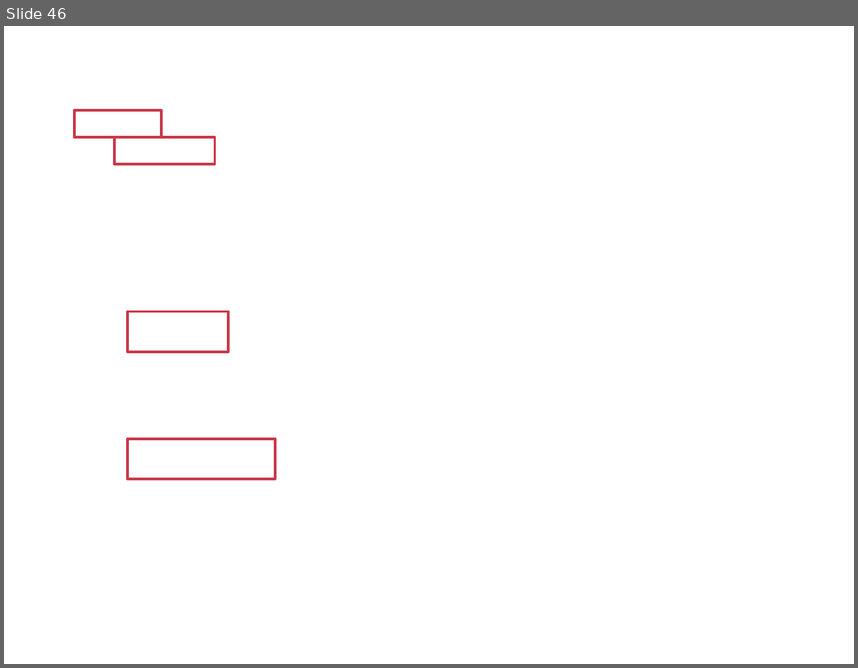
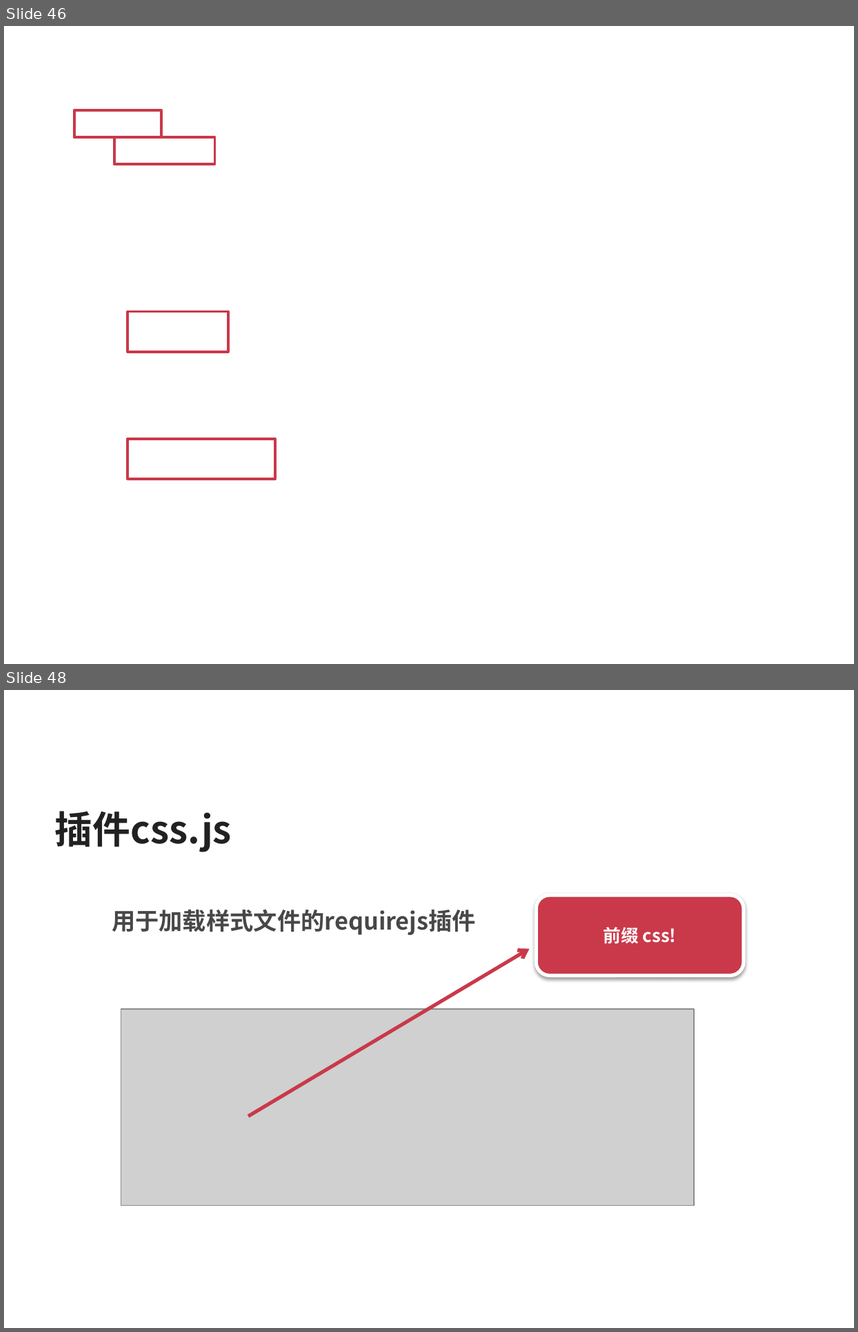
Before and after one commit to silvajs/lecturer, a slide deck: requirejs/doc/requirejs.pptx. Shown one above the other, each under a label of ours: slide 46 before the commit, slides 46 and 48 after it; the slides between them are not shown. The pictures are 858x668 and 858x1332 pixels, drawn with LibreOffice and Linux fonts; fonts in the diff are those of the drawing; grey boxes stand for pictures; background and template pictures are left out. Boxes give left, top, right and bottom in pixels: in the first picture for what was removed or moved away, otherwise in the second. Text is boxed around its words. In the diff, an @@ line names an element or a change of style, - is before the commit and + after.

Commit message:
css 插件

```diff
--- a/requirejs/doc/requirejs.pptx
+++ b/requirejs/doc/requirejs.pptx
@@ slide 48 added at (4,690,854,1328), background #FFFFFF @@
@@ text added at (55,811,232,852), 32 pt, text #212121, bold @@
+插件css.js
@@ rounded rectangle added at (536,895,744,975), fill #C9394A, outline #FFFFFF 3 pt, 15 pt, text #FFFFFF, bold @@
+前缀 css!
@@ text added at (112,909,476,935), 20 pt, text #474747, bold @@
+  用于加载样式文件的requirejs插件
@@ arrow added from (248, 1116) to (529, 949), #C9394A 3 pt @@
@@ picture added at (121,1009,694,1205) @@
```
Also in this commit, not shown: 2 other slides added, 22 other files.
